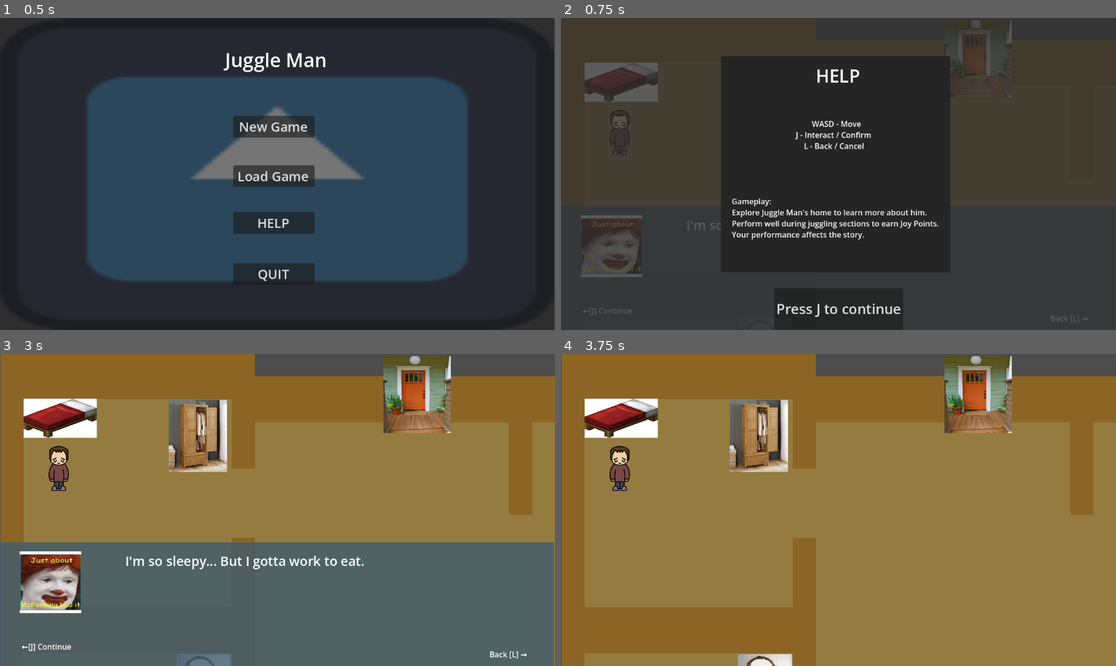
Above: before the commit, frames 1-4 (two rows, left to right).
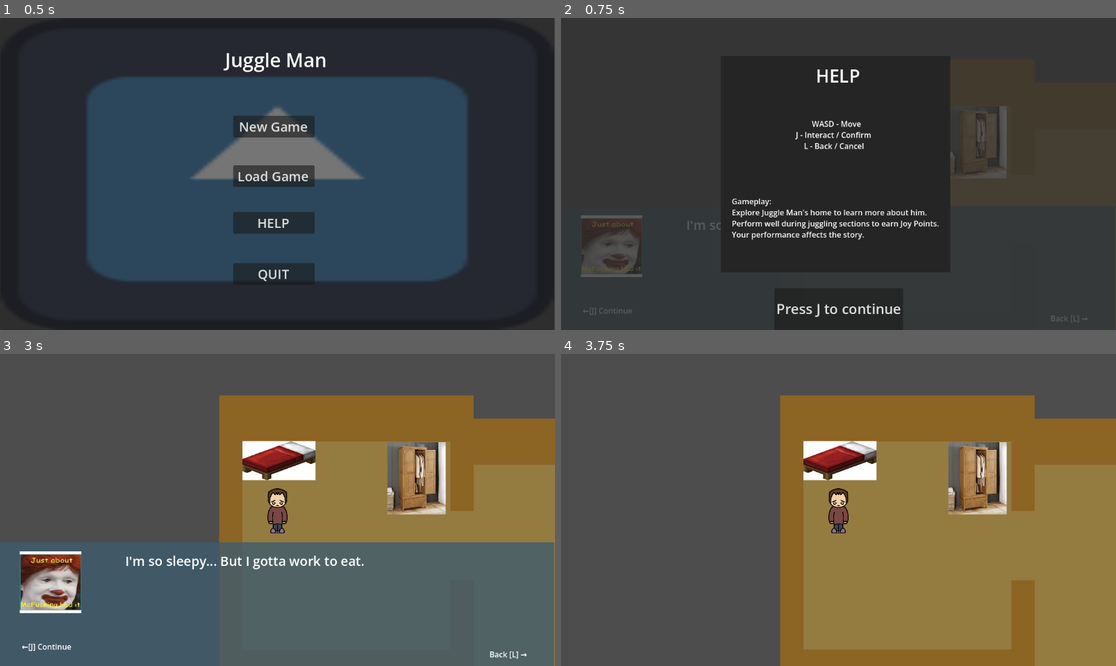
Above: after the commit, the same moments.

Repository: Isabelle1909/JuggleManMania
Game: Godot game, scene res://scenes/ui_scenes/MainMenu.tscn
Two runs of this game, one before a commit and one after it. Both use one fixed random seed, a clock stepped at 60 frames per second and the inputs below. The engine's default icon, where the game draws it, is replaced by a stand-in: a white triangle on a blue panel in a dark square.
Inputs:
- Up to frame 1 (0.5 s): no input
- Up to frame 2 (0.75 s): click "New Game" at 0.5 s
- Up to frame 3 (3 s): click "Press J to continue" at 1.25 s; click "Press J to continue" at 2 s; tap Enter at 2.75 s; hold D (move_right) from 2.78 s (still down); tap J (interact) at 2.85 s
- Up to frame 4 (3.75 s): tap Space at 3.5 s; release D (move_right) at 3.53 s; hold L (back) from 3.53 s (still down); tap J (interact) at 3.6 s

Frame 1 is identical in both runs. In frame 2, 1.5% of the frame differs, in the area x 4-82%, y 0-52%; in frame 3, 41%; in frame 4, 61%, in the area x 0-100%, y 0-100%.

Commit message:
balcony connection

Diff:
--- a/juggle-man-mania-project/scenes/balcony_scene/balcony_scene.tscn
+++ b/juggle-man-mania-project/scenes/balcony_scene/balcony_scene.tscn
@@ -2,6 +2,8 @@
 
 [ext_resource type="TileSet" uid="uid://bhw3ra2uh0fnt" path="res://tilesets/balcony_tileset.tres" id="1_6g3yx"]
 [ext_resource type="PackedScene" uid="uid://dksw6vohgomcm" path="res://scenes/house_level/player.tscn" id="2_w2pqt"]
+[ext_resource type="PackedScene" uid="uid://effsrxenqkmr" path="res://scenes/ui_scenes/text_ui.tscn" id="3_i84ml"]
+[ext_resource type="PackedScene" uid="uid://i5ot6tbllc4l" path="res://scenes/house_level/interactable.tscn" id="4_gigyt"]
 
 [node name="Balcony_Scene" type="Node2D" unique_id=1986828564]
 
@@ -20,12 +22,13 @@
 tile_set = ExtResource("1_6g3yx")
 
 [node name="player" parent="." unique_id=1271940088 instance=ExtResource("2_w2pqt")]
-position = Vector2(552, 447)
+position = Vector2(552, 614)
 collision_layer = 2
 collision_mask = 2
 
-[node name="RemoteTransform2D" type="RemoteTransform2D" parent="player" unique_id=1131499087]
-remote_path = NodePath("../../Camera2D")
+[node name="text_ui" parent="." unique_id=1281821818 instance=ExtResource("3_i84ml")]
 
-[node name="Camera2D" type="Camera2D" parent="." unique_id=1589915115]
-position = Vector2(552, 447)
+[node name="practice_box" parent="." unique_id=1406826812 instance=ExtResource("4_gigyt")]
+position = Vector2(212, 349)
+
+[editable path="practice_box"]
--- a/juggle-man-mania-project/scenes/house_level/house.tscn
+++ b/juggle-man-mania-project/scenes/house_level/house.tscn
@@ -44,18 +44,6 @@
 
 [node name="player" parent="." unique_id=1271940088 instance=ExtResource("3_cyy7t")]
 position = Vector2(-23, 46)
-
-[node name="RemoteTransform2D" type="RemoteTransform2D" parent="player" unique_id=1791628829]
-remote_path = NodePath("../../Camera2D")
-
-[node name="Camera2D" type="Camera2D" parent="." unique_id=423019317]
-position = Vector2(-23, 46)
-limit_left = -145
-limit_top = -190
-limit_right = 1390
-limit_bottom = 910
-position_smoothing_enabled = true
-position_smoothing_speed = 16.0
 
 [node name="key_interactables" type="Node2D" parent="." unique_id=279575357]
 
--- a/juggle-man-mania-project/scenes/house_level/player.tscn
+++ b/juggle-man-mania-project/scenes/house_level/player.tscn
@@ -400,3 +400,5 @@
 position = Vector2(24, 0)
 target_position = Vector2(24, 0)
 hit_from_inside = true
+
+[node name="Camera2D" type="Camera2D" parent="." unique_id=987387589]
--- a/juggle-man-mania-project/scripts/global/system_manager.gd
+++ b/juggle-man-mania-project/scripts/global/system_manager.gd
@@ -50,6 +50,7 @@
 	var balc = balcony_level.instantiate()
 	balc.position = Vector2(-10000,-10000)
 	get_tree().root.add_child(balc)
+	TextManager.tb = balc.get_node("text_ui/Control")
 
 func open_house(juggle_score,items_left):
 	#increment_time()
--- a/juggle-man-mania-project/scripts/house_level/house.gd
+++ b/juggle-man-mania-project/scripts/house_level/house.gd
@@ -5,7 +5,6 @@
 @onready var help_menu = $text_ui/Control2
 @onready var result_scr = $text_ui/Control3
 @onready var player = $player
-@onready var camera = $Camera2D
 @onready var adjustment = get_viewport_rect().size/2
 @onready var saveMenu = $text_ui/Load
 
--- a/juggle-man-mania-project/scripts/house_level/player.gd
+++ b/juggle-man-mania-project/scripts/house_level/player.gd
@@ -2,8 +2,9 @@
 
 const tile_size: Vector2 = Vector2(48, 48)
 @onready var animated_sprite = $AnimatedSprite2D
-@onready var housecam = get_parent().get_node("Camera2D")
+@onready var camera = $Camera2D
 var sprite_node_pos_tween: Tween
+var camera_node_pos_tween: Tween
 var facing_ray
 var item_near = "none"
 var disabled = false
@@ -66,8 +67,8 @@
 			get_parent().on_entered_done = false
 			SystemManager.open_juggling(position)
 		elif item_near.contains("back_door"):
-			housecam.enabled = false
-			disabled = true
+			camera.enabled = false
+			true_disabled = true
 			SystemManager.open_balcony()
 		elif !item_near.contains("none")&&!item_near.contains("Wall"):
 			print(item_near)
@@ -83,12 +84,12 @@
 
 
 func animation_manager():
-	var cos
+	var costume
 	var face
 	if SystemManager.in_costume:
-		cos = "clown_"
+		costume = "clown_"
 	else:
-		cos = "normal_"
+		costume = "normal_"
 	if facing_ray.name.contains("up"):
 		face = "back"
 	elif facing_ray.name.contains("down"):
@@ -98,7 +99,7 @@
 	elif facing_ray.name.contains("right"):
 		face = "right"
 
-	var animation = str(cos,ani,face)
+	var animation = str(costume,ani,face)
 	animated_sprite.play(animation)
 
 
@@ -106,9 +107,17 @@
 
 	global_position += dir * tile_size
 	animated_sprite.global_position -= dir * tile_size
+	camera.global_position -= dir  *tile_size
 
 	if sprite_node_pos_tween:
 		sprite_node_pos_tween.kill()
 	sprite_node_pos_tween = create_tween()
 	sprite_node_pos_tween.set_process_mode(Tween.TWEEN_PROCESS_PHYSICS)
 	sprite_node_pos_tween.tween_property(animated_sprite, "global_position", global_position, 0.285).set_trans(Tween.TRANS_LINEAR)
+
+	#tween camera
+	if camera_node_pos_tween:
+		camera_node_pos_tween.kill()
+	camera_node_pos_tween = create_tween()
+	camera_node_pos_tween.set_process_mode(Tween.TWEEN_PROCESS_PHYSICS)
+	camera_node_pos_tween.tween_property(camera, "global_position", global_position, 0.285).set_trans(Tween.TRANS_LINEAR)
